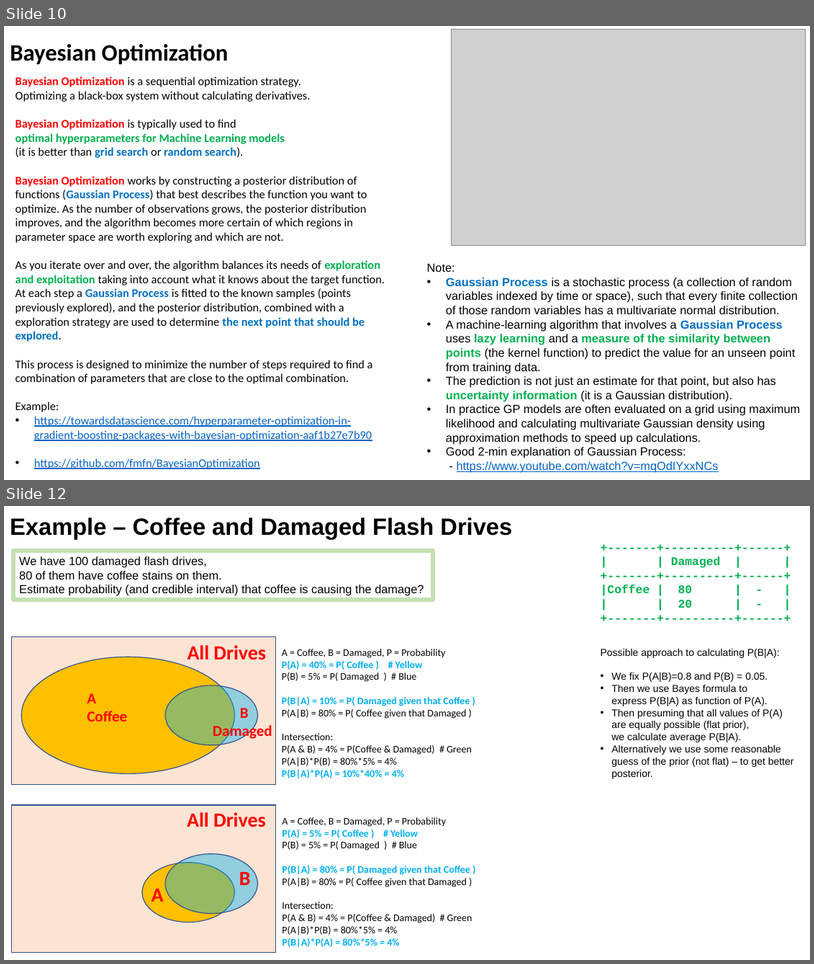
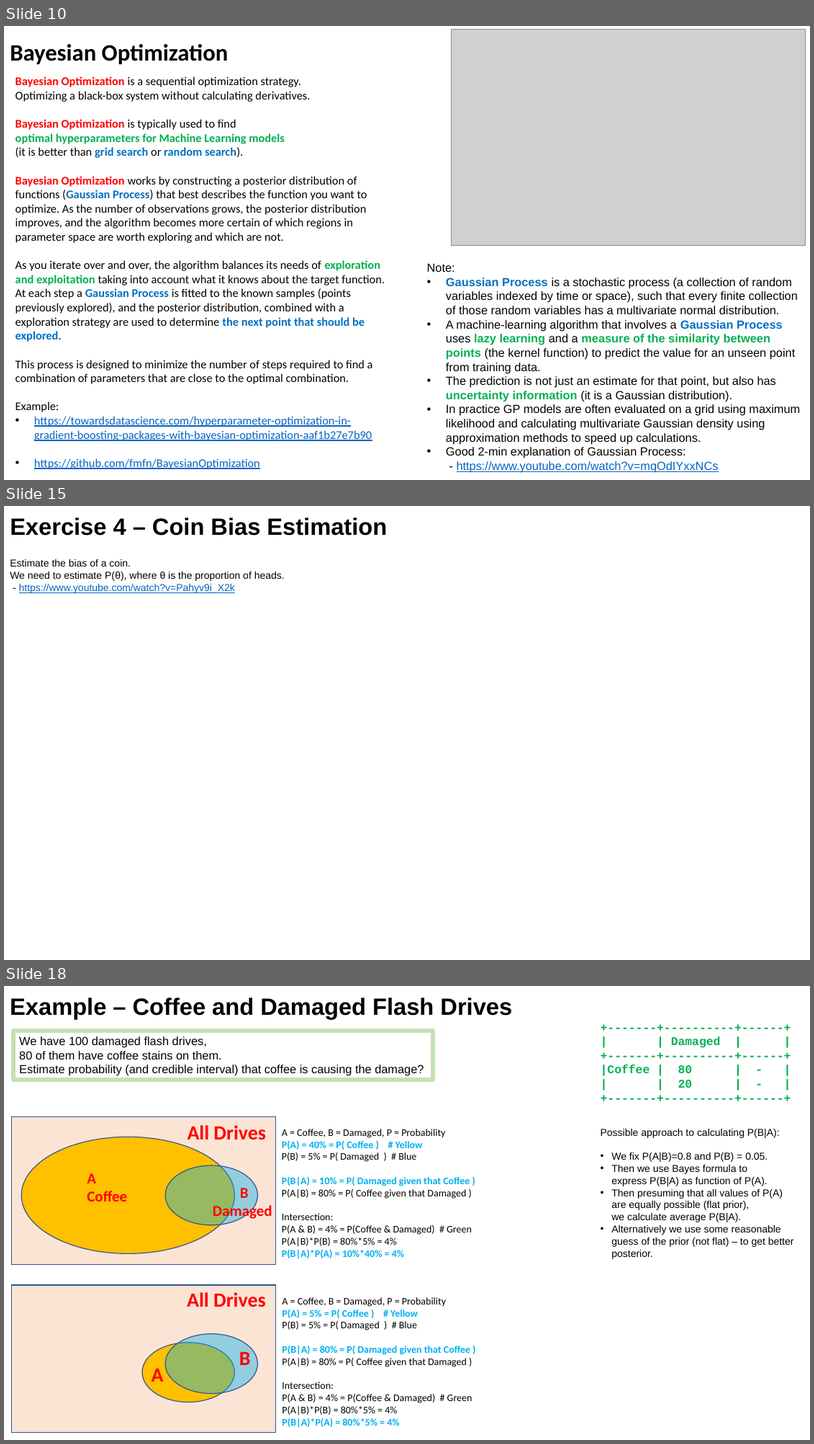
Before and after one commit to lselector/ml_ai_doc, a slide deck: statistics_08_Bayes_Bayesian.pptx. Shown one above the other, each under a label of ours: slides 10 and 12 before the commit, slides 10, 15 and 18 after it; the slides between them are not shown. The pictures are 814x964 and 814x1444 pixels, drawn with LibreOffice and Linux fonts; fonts in the diff are those of the drawing; grey boxes stand for pictures. Boxes give left, top, right and bottom in pixels: in the first picture for what was removed or moved away, otherwise in the second. Text is boxed around its words. In the diff, an @@ line names an element or a change of style, - is before the commit and + after.

```diff
--- a/statistics_08_Bayes_Bayesian.pptx
+++ b/statistics_08_Bayes_Bayesian.pptx
@@ slide 15 added at (x1=4, y1=506, x2=810, y2=960), background #FFFFFF @@
@@ text added at (x1=10, y1=518, x2=387, y2=536), 28 pt, text #000000, bold @@
+Exercise 4 – Coin Bias Estimation
@@ text added at (x1=10, y1=559, x2=285, y2=593), 12 pt, text #000000 @@
+Estimate the bias of a coin.
+We need to estimate P(θ), where θ is the proportion of heads.
+- https://www.youtube.com/watch?v=Pahyv9i_X2k
@@ what was slide 12 is now slide 18 @@
```
Also in this commit, not shown: 3 slides changed, 5 other slides added, 2 other files.
